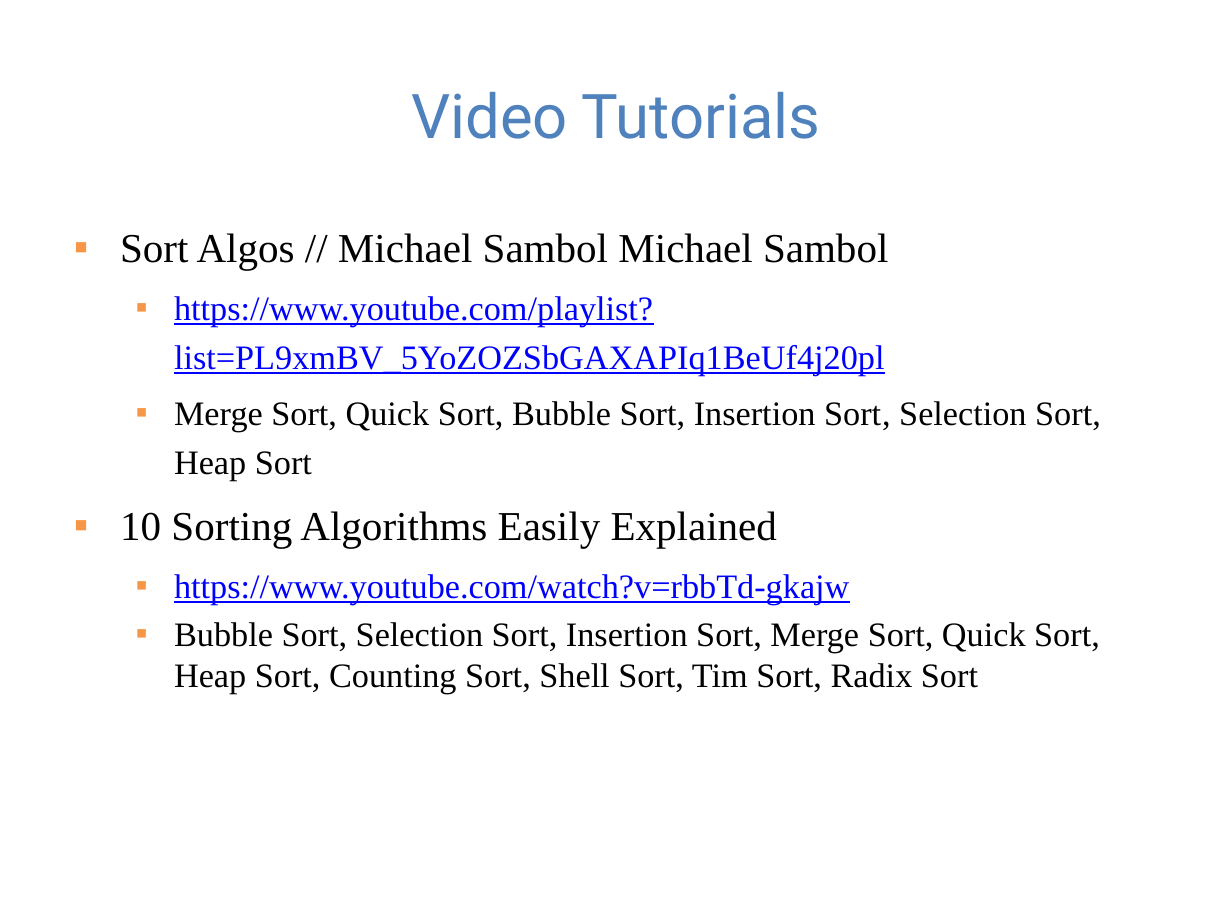
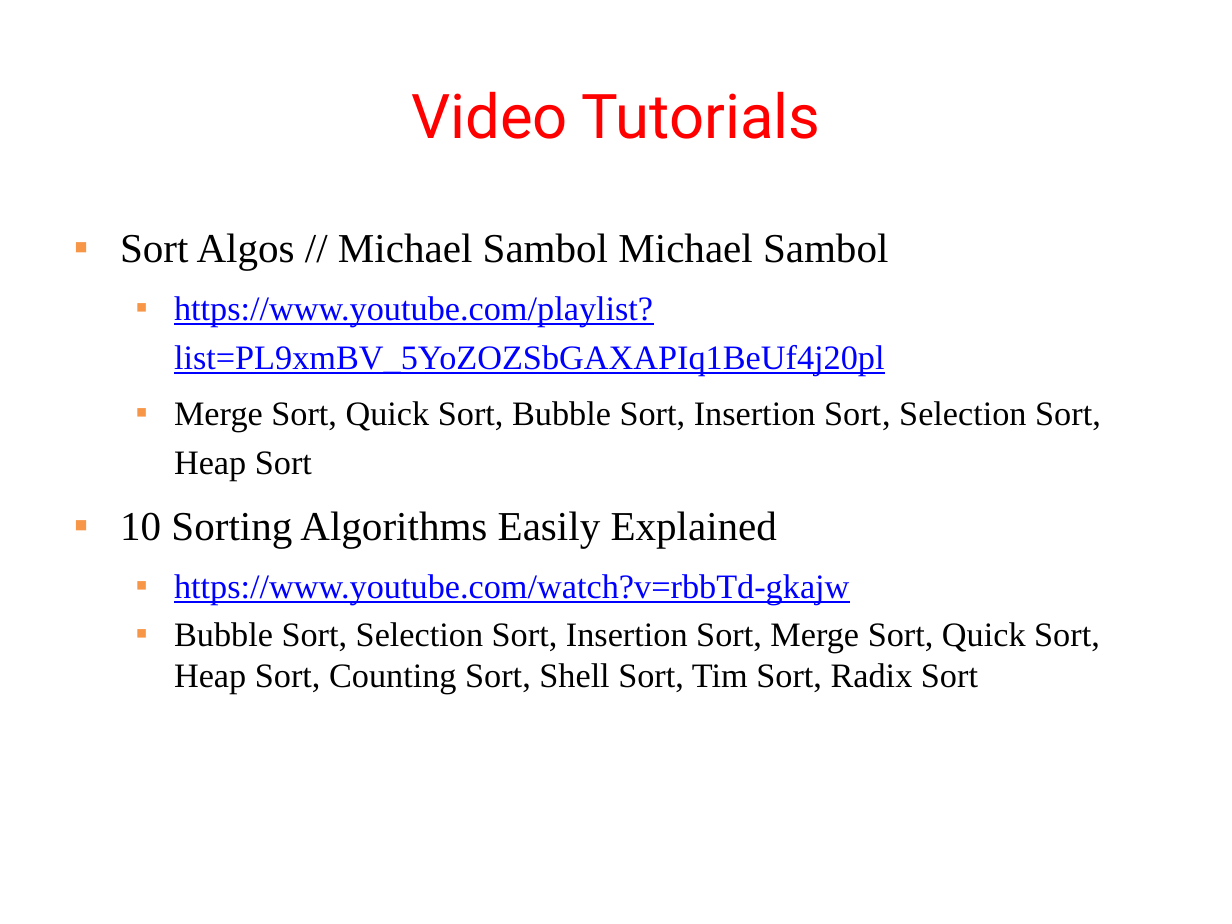
Before and after one commit to guhofstra/CSC017, a slide deck: slide 55 of PPTs/Lecture 13-sorting algorithms.pptx. Drawn at 1232x924 pixels with LibreOffice and Linux fonts; fonts in the diff are those of the drawing. Boxes give left, top, right and bottom in pixels: in the first picture for what was removed or moved away, otherwise in the second. Text is boxed around its words. In the diff, an @@ line names an element or a change of style, - is before the commit and + after.

```diff
--- a/PPTs/Lecture 13-sorting algorithms.pptx
+++ b/PPTs/Lecture 13-sorting algorithms.pptx
@@ title "Video Tutorials" at [411,91,820,139]: text colour #4F81BD to #FF0000 @@
```
Also in this commit, not shown: 33 other slides changed, 4 other files.
